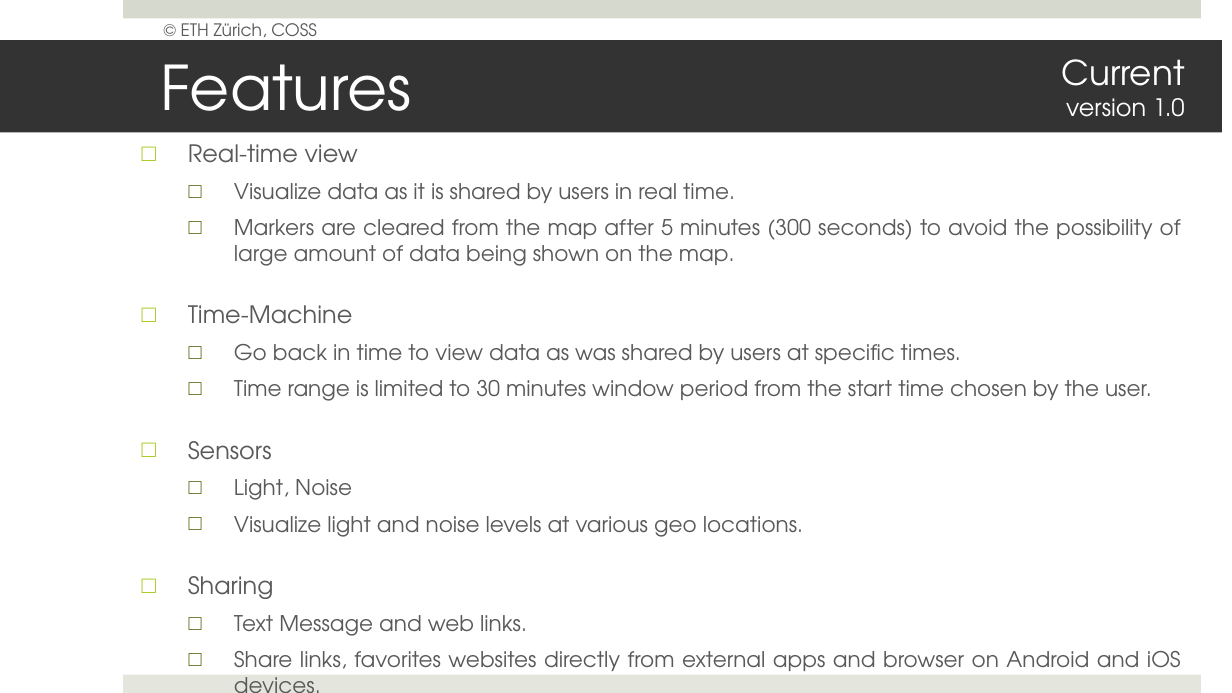
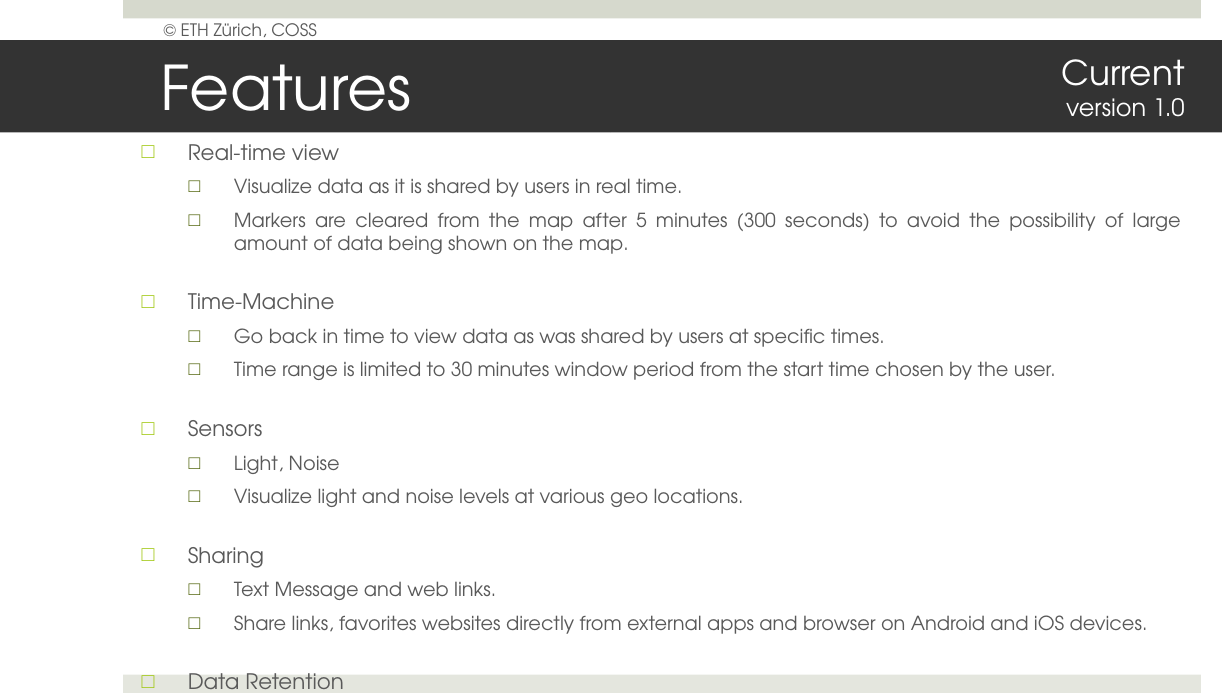
Before and after one commit to mistelip/SwarmPulse, a slide deck: slide 4 of Documents/presentation.pptx. Drawn at 1232x693 pixels with LibreOffice and Linux fonts; fonts in the diff are those of the drawing. Boxes give left, top, right and bottom in pixels: in the first picture for what was removed or moved away, otherwise in the second. Text is boxed around its words. In the diff, an @@ line names an element or a change of style, - is before the commit and + after.

```diff
--- a/Documents/presentation.pptx
+++ b/Documents/presentation.pptx
@@ text at [188,144,1181,634]: paragraphs added @@
+□ Data Retention
+  □ Allow for users to choose how long their data remains on the server.
@@ text at [188,144,1181,634]: size 14 to 12.5 pt in "Real-time view", "Time-Machine", "Sensors", "Sharing"; size 12.6 to 11.2 pt in "Visualize data as it is shared by ...", "Markers are cleared from the map after ...", "Go back in time to view data ...", "Time range is limited to 30 minutes ..." and 4 more places @@
```
Also in this commit, not shown: 4 other slides changed, 8 other files.
